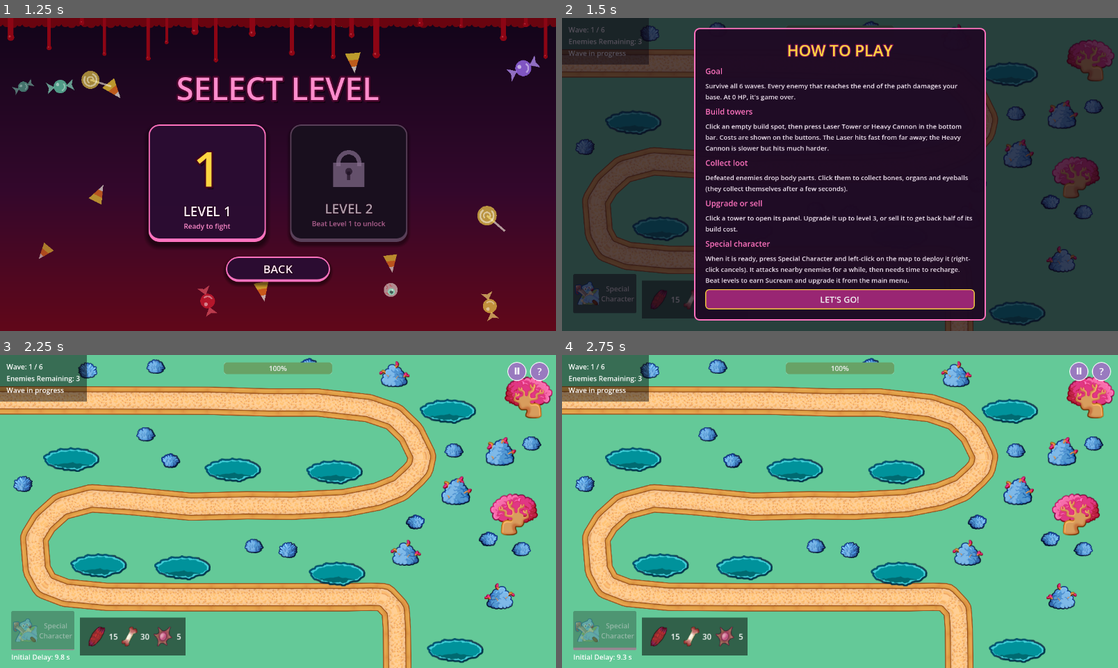
Above: before the commit, frames 1-4 (two rows, left to right).
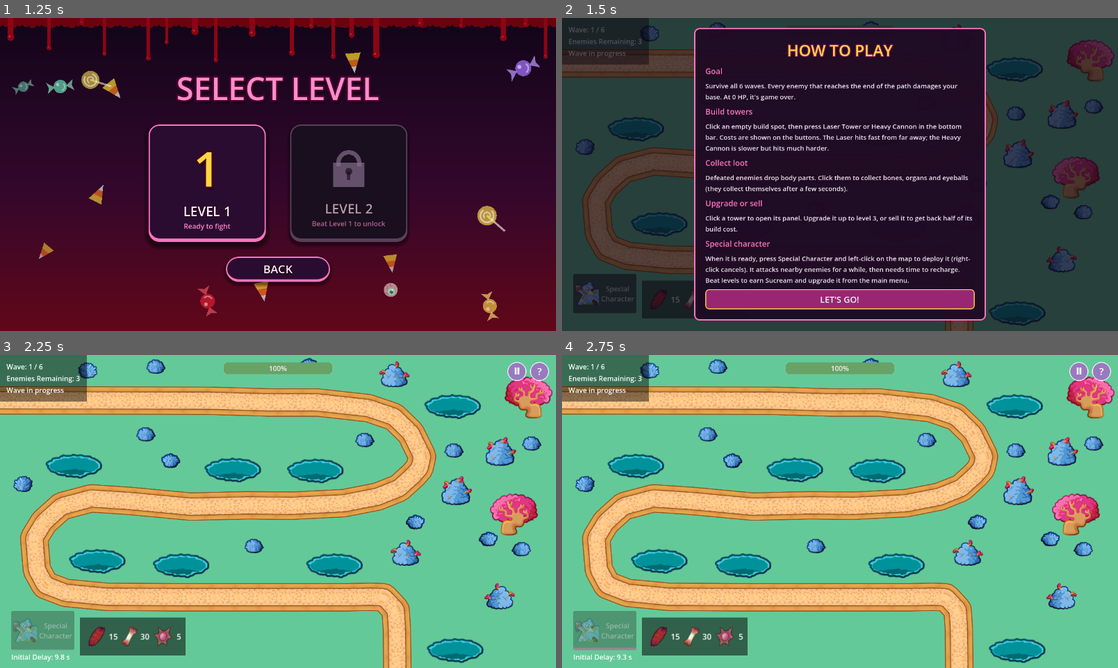
Above: after the commit, the same moments.

Repository: onion-40/candy-carnage
Game: Godot game, scene res://Scenes/MainMenu.tscn
The game is run twice, just before and just after one commit, with the same random seed, the same clock (stepped at 60 frames per second) and the same inputs. Sound files missing from this copy of the repository are replaced by a short silence.
Inputs (mouse positions are in pixels of both pictures, inside the frame that each line leads up to):
- Up to frame 1 (1.25 s): click "PLAY" at 0.5 s
- Up to frame 2 (1.5 s): click (767, 183) at 1.25 s
- Up to frame 3 (2.25 s): click "LET'S GO!" at 2 s
- Up to frame 4 (2.75 s): no input

Frame 1 is identical in both runs. In frame 2, 0.7% of the frame differs, in the area x 7-87%, y 12-72%; in frame 3, 4.0%, in the area x 7-87%, y 12-74%; in frame 4, 4.0%.

Commit message:
Move build spots off the road
Several spot pads on both levels touched or overlapped the road. They are
moved 6 to 44 px so every pad is clear of it.

Windows build re-exported.

Diff:
--- a/Scenes/Map.tscn
+++ b/Scenes/Map.tscn
@@ -37,7 +37,7 @@
 position = Vector2(176, -120)
 
 [node name="Spot 1" type="Area2D" parent="TowerSpots" unique_id=2087351000]
-position = Vector2(-12, 321)
+position = Vector2(-6, 336)
 
 [node name="SpotVisual" type="Polygon2D" parent="TowerSpots/Spot 1" unique_id=2111016405]
 position = Vector2(0, 1)
@@ -62,7 +62,7 @@
 polygon = PackedVector2Array(-59, -54, -60, 27, 48, 27, 52, -52)
 
 [node name="Spot3" type="Area2D" parent="TowerSpots" unique_id=1594441110]
-position = Vector2(51, 565)
+position = Vector2(48, 555)
 
 [node name="SpotVisual3" type="Polygon2D" parent="TowerSpots/Spot3" unique_id=912947380]
 position = Vector2(-1, 1)
@@ -76,7 +76,7 @@
 polygon = PackedVector2Array(-55, -48, 48, -48, 45, 22, -57, 21)
 
 [node name="Spot4" type="Area2D" parent="TowerSpots" unique_id=1931615020]
-position = Vector2(855, 210)
+position = Vector2(866, 199)
 
 [node name="SpotVisual4" type="Polygon2D" parent="TowerSpots/Spot4" unique_id=1242529457]
 position = Vector2(2, -1)
@@ -89,7 +89,7 @@
 polygon = PackedVector2Array(-46, -49, 59, -49, 60, 22, -45, 23)
 
 [node name="Spot5" type="Area2D" parent="TowerSpots" unique_id=255735884]
-position = Vector2(600, 584)
+position = Vector2(594, 565)
 
 [node name="SpotVisual5" type="Polygon2D" parent="TowerSpots/Spot5" unique_id=1100856899]
 color = Color(0.22000003, 0.5450001, 1, 0.5137255)
@@ -113,13 +113,13 @@
 polygon = PackedVector2Array(-38, -51, 66, -50, 68, 22, -36, 24)
 
 [node name="Spot7" type="Area2D" parent="TowerSpots" unique_id=1390996723]
-position = Vector2(594, 350)
+position = Vector2(550, 347)
 
 [node name="CollisionPolygon2D" type="CollisionPolygon2D" parent="TowerSpots/Spot7" unique_id=1588797425]
 polygon = PackedVector2Array(-55, -60, 55, -60, 55, 45, -55, 45)
 
 [node name="Spot8" type="Area2D" parent="TowerSpots" unique_id=1065809855]
-position = Vector2(244, 570)
+position = Vector2(241, 565)
 
 [node name="CollisionPolygon2D" type="CollisionPolygon2D" parent="TowerSpots/Spot8" unique_id=205763233]
 polygon = PackedVector2Array(-55, -60, 55, -60, 55, 45, -55, 45)
--- a/Scenes/Map2.tscn
+++ b/Scenes/Map2.tscn
@@ -47,7 +47,7 @@
 position = Vector2(176, -120)
 
 [node name="Spot 1" type="Area2D" parent="TowerSpots" unique_id=1066199299]
-position = Vector2(-80, 376)
+position = Vector2(-83, 371)
 
 [node name="SpotVisual" type="Polygon2D" parent="TowerSpots/Spot 1" unique_id=682064058]
 position = Vector2(0, 1)
@@ -60,7 +60,7 @@
 polygon = PackedVector2Array(-99, -53, 8, -49, 10, 26, -102, 29)
 
 [node name="Spot2" type="Area2D" parent="TowerSpots" unique_id=1157242331]
-position = Vector2(48, 592)
+position = Vector2(50, 575)
 
 [node name="SpotVisual2" type="Polygon2D" parent="TowerSpots/Spot2" unique_id=1515385618]
 color = Color(0.22000003, 0.5450001, 1, 0.5137255)
@@ -86,7 +86,7 @@
 polygon = PackedVector2Array(-55, -48, 48, -48, 45, 22, -57, 21)
 
 [node name="Spot4" type="Area2D" parent="TowerSpots" unique_id=102690562]
-position = Vector2(992, 280)
+position = Vector2(989, 260)
 
 [node name="SpotVisual4" type="Polygon2D" parent="TowerSpots/Spot4" unique_id=410510767]
 position = Vector2(2, -1)
@@ -111,7 +111,7 @@
 polygon = PackedVector2Array(-50, -47, 62, -43, 62, 29, -44, 31)
 
 [node name="Spot6" type="Area2D" parent="TowerSpots" unique_id=1147241548]
-position = Vector2(752, 424)
+position = Vector2(744, 418)
 
 [node name="SpotVisual6" type="Polygon2D" parent="TowerSpots/Spot6" unique_id=2011851015]
 position = Vector2(1, 1)
@@ -124,7 +124,7 @@
 polygon = PackedVector2Array(-38, -51, 66, -50, 68, 22, -36, 24)
 
 [node name="Spot7" type="Area2D" parent="TowerSpots" unique_id=1853250952]
-position = Vector2(944, 712)
+position = Vector2(960, 715)
 
 [node name="SpotVisual7" type="Polygon2D" parent="TowerSpots/Spot7" unique_id=57922712]
 color = Color(0.22000003, 0.5450001, 1, 0.5137255)
@@ -136,7 +136,7 @@
 polygon = PackedVector2Array(-38, -51, 66, -50, 68, 22, -36, 24)
 
 [node name="Spot8" type="Area2D" parent="TowerSpots" unique_id=530383607]
-position = Vector2(634, 660)
+position = Vector2(640, 679)
 
 [node name="SpotVisual8" type="Polygon2D" parent="TowerSpots/Spot8" unique_id=1696315504]
 position = Vector2(-2, -4)
Not shown, changed: Candy Carnage.exe
